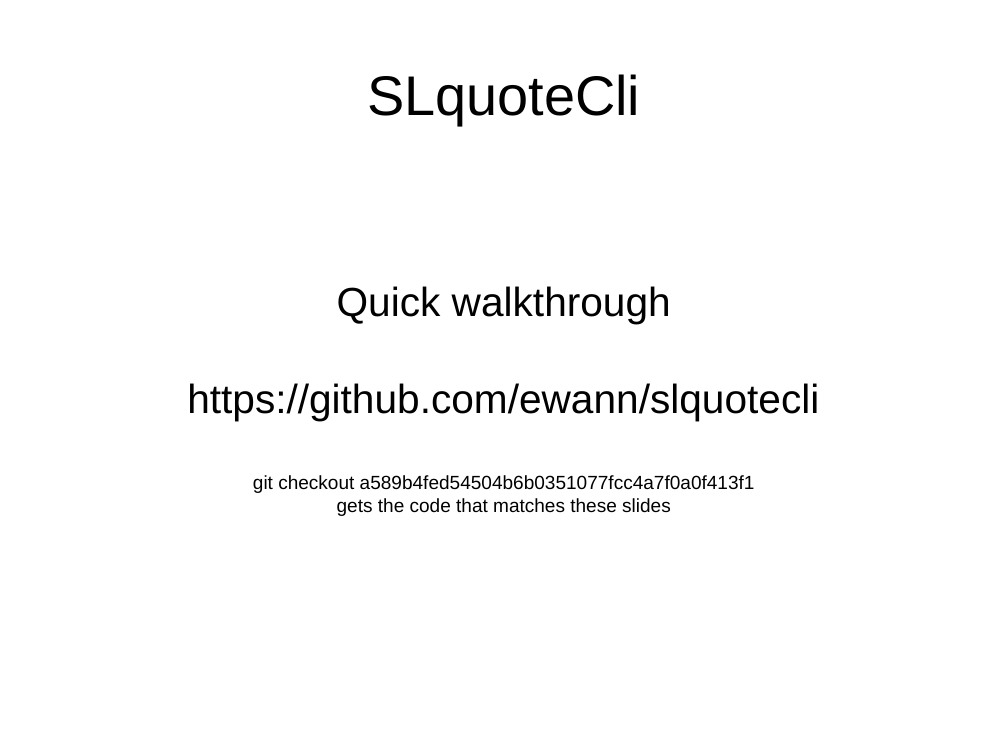
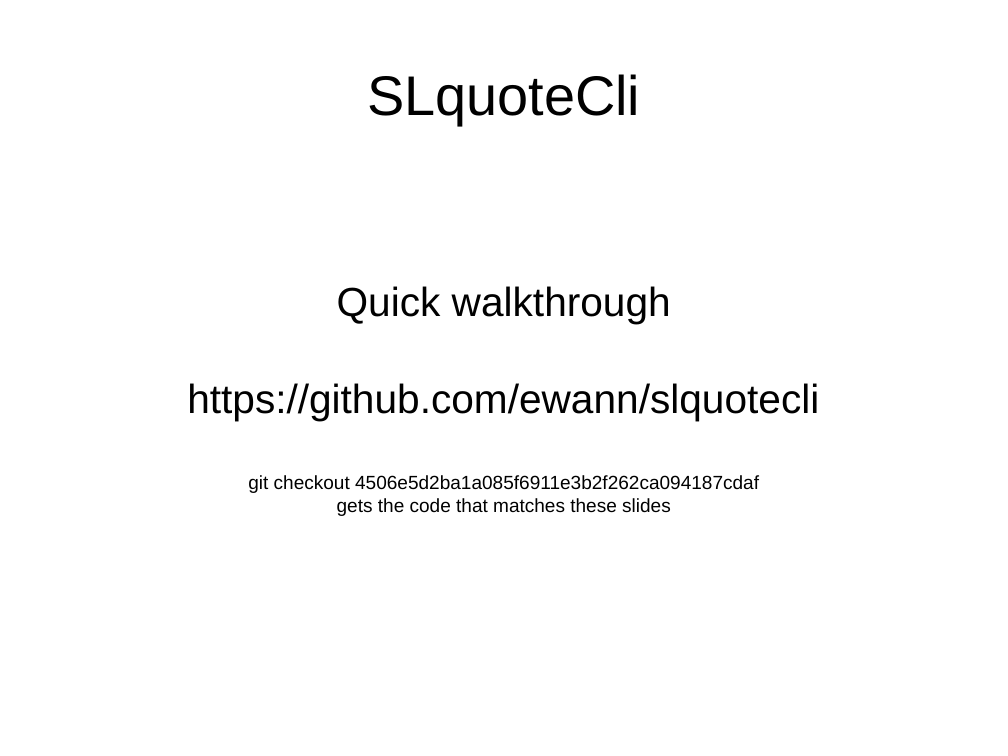
Before and after one commit to ewann/slquotecli, a slide deck: slide 1 of walkthrough-quick.odp. Drawn at 1008x756 pixels with LibreOffice and Linux fonts; fonts in the diff are those of the drawing. Boxes give left, top, right and bottom in pixels: in the first picture for what was removed or moved away, otherwise in the second. Text is boxed around its words. In the diff, an @@ line names an element or a change of style, - is before the commit and + after.

Commit message:
update walkthroughs as a consequence of commit 4506e5d2ba1a085f6911e3b2f262ca094187cdaf

```diff
--- a/walkthrough-quick.odp
+++ b/walkthrough-quick.odp
@@ subtitle at [248, 475, 759, 493]: text changed @@
-git checkout a589b4fed54504b6b0351077fcc4a7f0a0f413f1
+git checkout 4506e5d2ba1a085f6911e3b2f262ca094187cdaf
```
Also in this commit, not shown: 3 other files.
